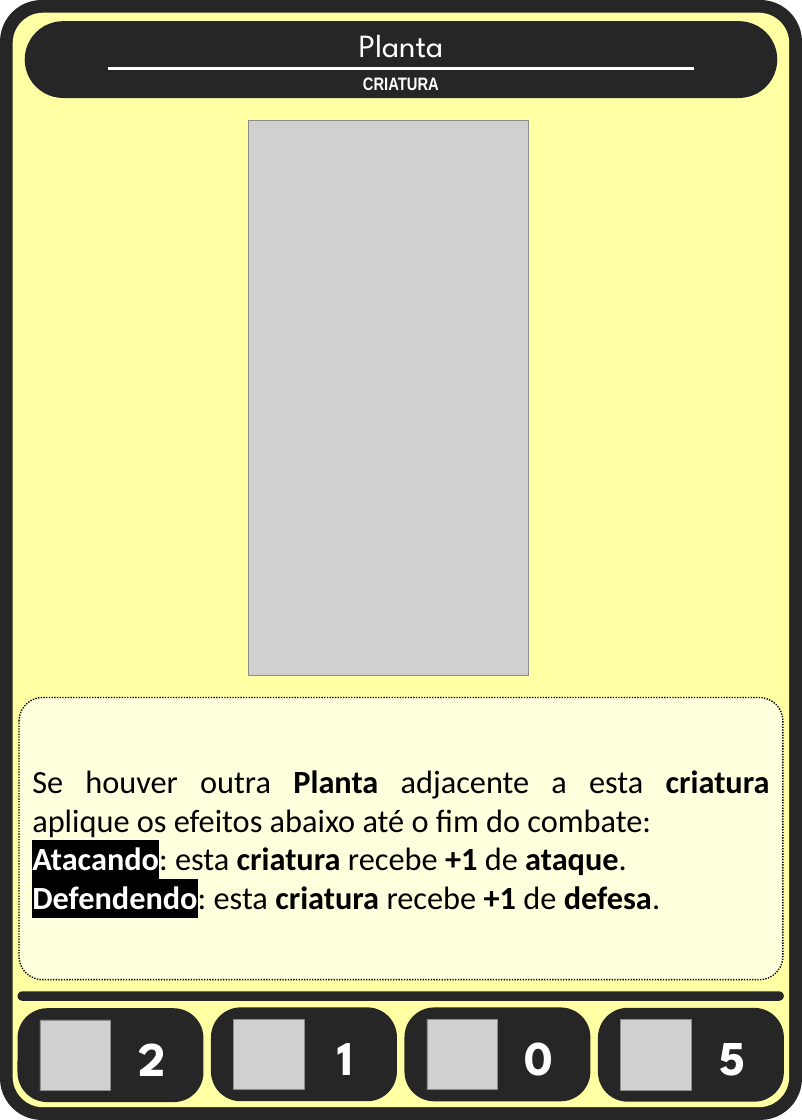
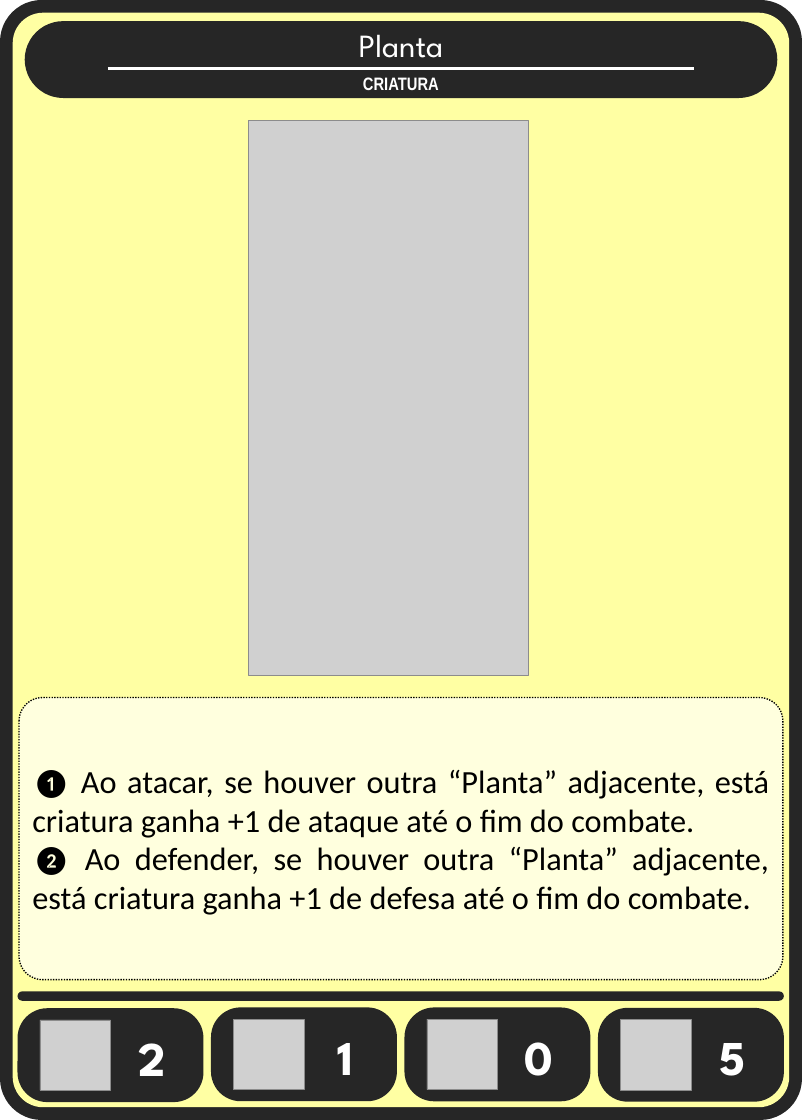
Before and after one commit to Aleyxom/Minimalist-Card-Game, a slide deck: slide 2 of slides tipos cartas/criaturas.pptx. Drawn at 802x1120 pixels with LibreOffice and Linux fonts; fonts in the diff are those of the drawing; grey boxes stand for pictures. Boxes give left, top, right and bottom in pixels: in the first picture for what was removed or moved away, otherwise in the second. Text is boxed around its words. In the diff, an @@ line names an element or a change of style, - is before the commit and + after.

```diff
--- a/slides tipos cartas/criaturas.pptx
+++ b/slides tipos cartas/criaturas.pptx
@@ text in rounded rectangle at [32, 769, 769, 915]: text changed @@
-Se houver outra Planta adjacente a esta criatura aplique os efeitos abaixo até o fim do combate:
-Atacando: esta criatura recebe +1 de ataque.
-Defendendo: esta criatura recebe +1 de defesa.
+❶ Ao atacar, se houver outra “Planta” adjacente, está criatura ganha +1 de ataque até o fim do combate.
+❷ Ao defender, se houver outra “Planta” adjacente, está criatura ganha +1 de defesa até o fim do combate.
```
Also in this commit, not shown: 2 other slides changed, 7 other files.
